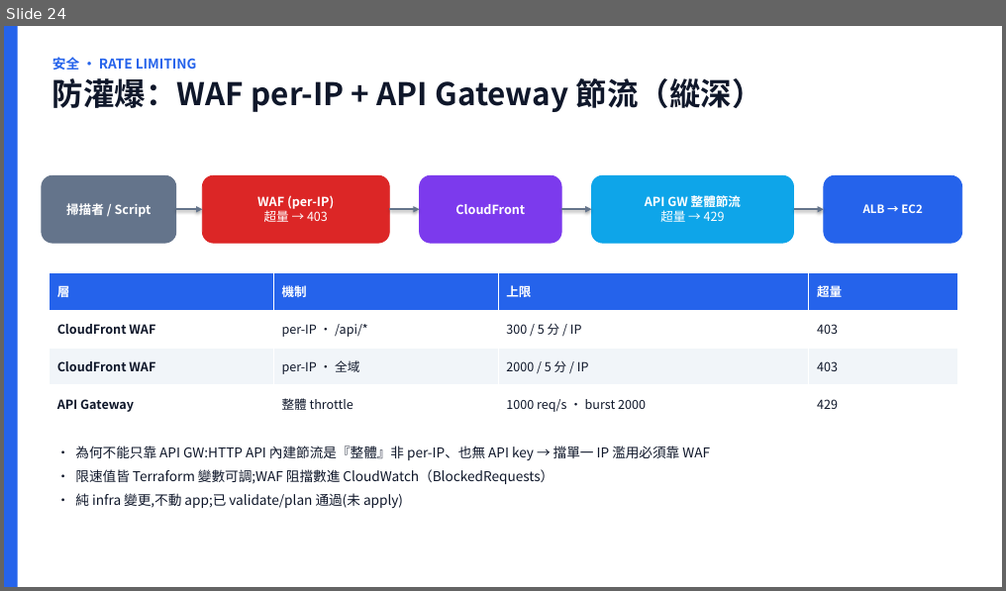
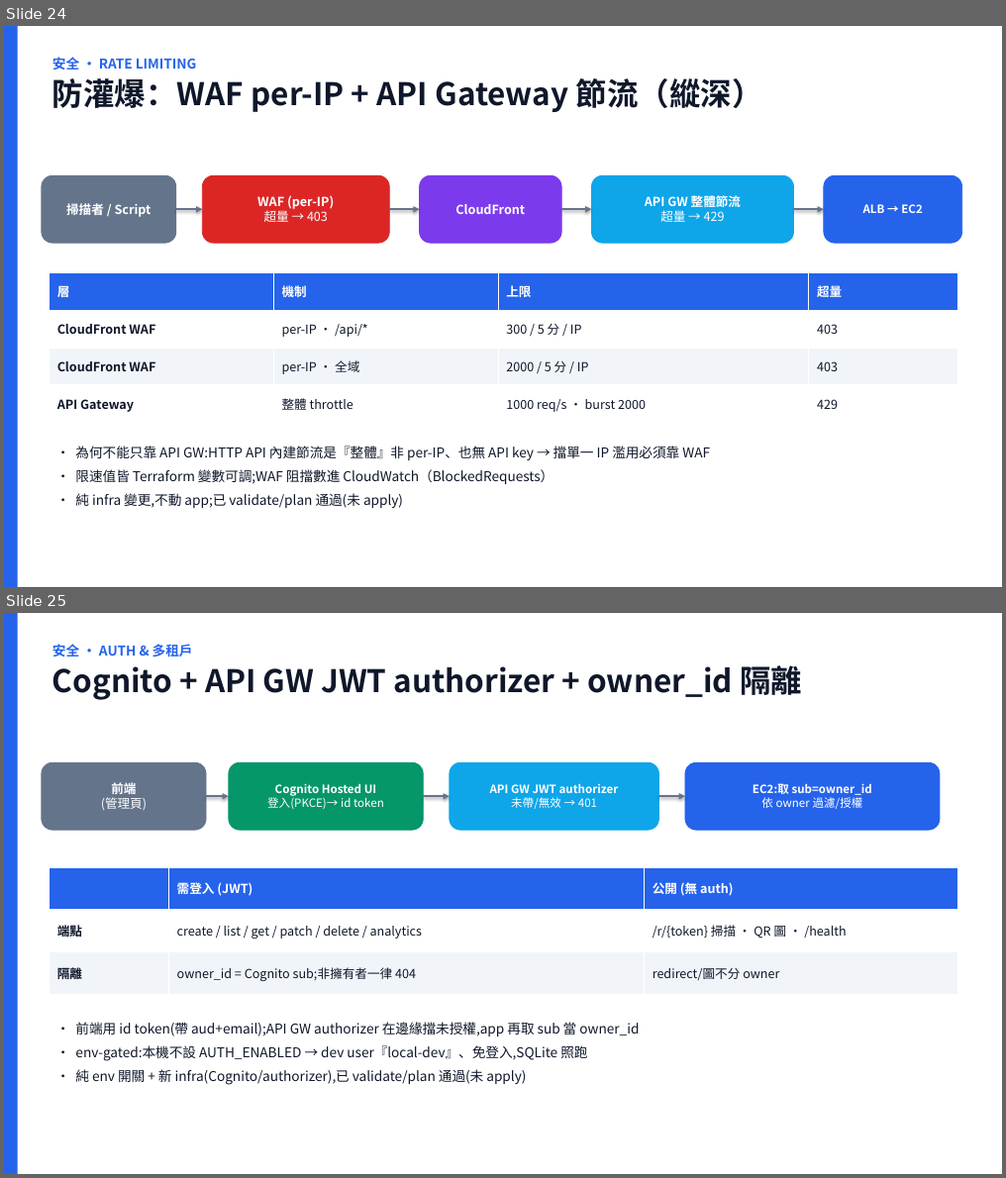
Before and after one commit to scolley31/system-design-demo, a slide deck: QR Code Generator/QR_Code_Generator.pptx. Shown one above the other, each under a label of ours: slide 24 before the commit, slides 24 and 25 after it. The pictures are 1006x591 and 1006x1178 pixels, drawn with LibreOffice and Linux fonts; fonts in the diff are those of the drawing. Boxes give left, top, right and bottom in pixels: in the first picture for what was removed or moved away, otherwise in the second. Text is boxed around its words. In the diff, an @@ line names an element or a change of style, - is before the commit and + after.

```diff
--- a/QR Code Generator/QR_Code_Generator.pptx
+++ b/QR Code Generator/QR_Code_Generator.pptx
@@ slide 25 added at (4,613,1002,1174), background #FFFFFF @@
@@ rectangle added at (4,613,18,1174), fill #2563EB @@
@@ text added at (53,644,802,701), 30 pt, text #0F172A, bold @@
+安全 · AUTH & 多租戶
+Cognito + API GW JWT authorizer + owner_id 隔離
@@ rounded rectangle added at (42,762,206,830), fill #64748B, outline #64748B 0.75 pt, 12 pt, text #FFFFFF @@
+前端
+(管理頁)
@@ rounded rectangle added at (229,762,423,830), fill #059669, outline #059669 0.75 pt, 11 pt, text #FFFFFF @@
+Cognito Hosted UI
+登入(PKCE)→ id token
@@ rounded rectangle added at (450,762,659,830), fill #0EA5E9, outline #0EA5E9 0.75 pt, 11 pt, text #FFFFFF, bold @@
+API GW JWT authorizer
+未帶/無效 → 401
@@ rounded rectangle added at (685,762,940,830), fill #2563EB, outline #2563EB 0.75 pt, 11 pt, text #FFFFFF, bold @@
+EC2:取 sub=owner_id
+依 owner 過濾/授權
@@ arrow added from (206, 796) to (229, 796), #64748B 1.75 pt @@
@@ arrow added from (423, 796) to (450, 796), #64748B 1.75 pt @@
@@ arrow added from (659, 796) to (685, 796), #64748B 1.75 pt @@
@@ table added at (49,867,958,995), 3 rows, 3 columns @@
+ | 需登入 (JWT) | 公開 (無 auth)
+端點 | create / list / get / patch / delete / analytics | /r/{token} 掃描 · QR 圖 · /health
+隔離 | owner_id = Cognito sub;非擁有者一律 404 | redirect/圖不分 owner
@@ text added at (75,1022,639,1085), 13 pt, text #0F172A @@
+• 前端用 id token(帶 aud+email);API GW authorizer 在邊緣擋未授權,app 再取 sub 當 owner_id
+• env-gated:本機不設 AUTH_ENABLED → dev user『local-dev』、免登入,SQLite 照跑
+• 純 env 開關 + 新 infra(Cognito/authorizer),已 validate/plan 通過(未 apply)
```
Also in this commit, not shown: 2 slides changed, 16 other files.
